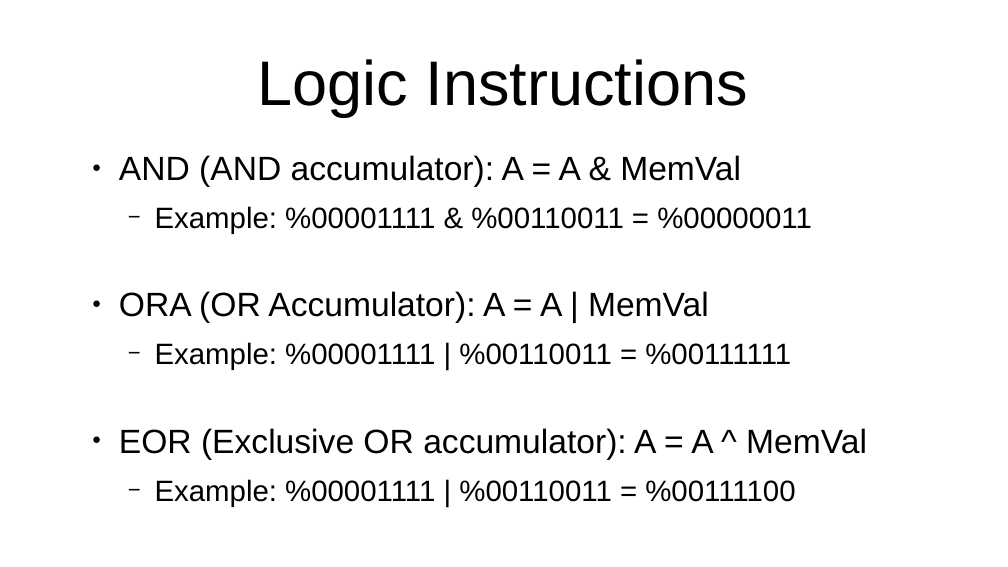
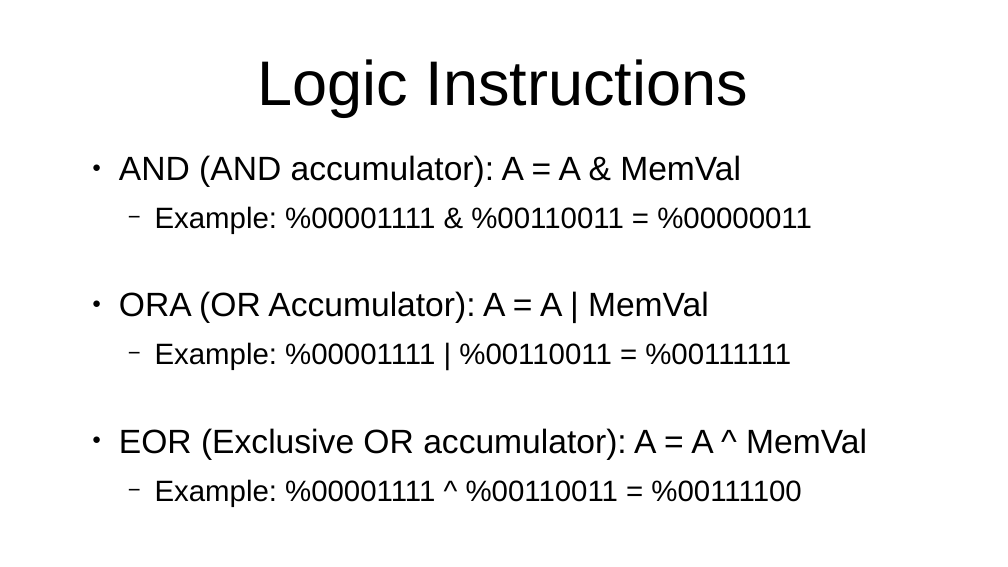
Before and after one commit to SlithyMatt/x16-assembly-tutorial, a slide deck: slide 13 of Lesson4/Lesson4.odp. Drawn at 1008x567 pixels with LibreOffice and Linux fonts; fonts in the diff are those of the drawing. Boxes give left, top, right and bottom in pixels: in the first picture for what was removed or moved away, otherwise in the second. Text is boxed around its words. In the diff, an @@ line names an element or a change of style, - is before the commit and + after.

Commit message:
fixed slide on Logic operations

```diff
--- a/Lesson4/Lesson4.odp
+++ b/Lesson4/Lesson4.odp
@@ text at (155, 479, 801, 507): text changed @@
-  − Example: %00001111 | %00110011 = %00111100
+  − Example: %00001111 ^ %00110011 = %00111100
```
